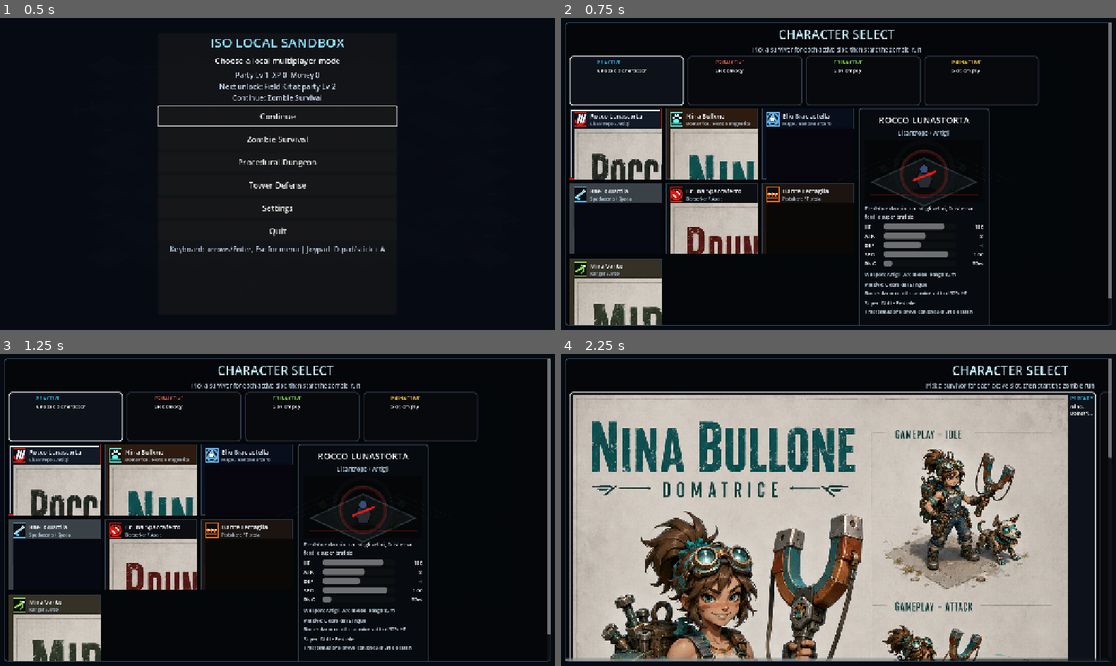
Above: before the commit, frames 1-4 (two rows, left to right).
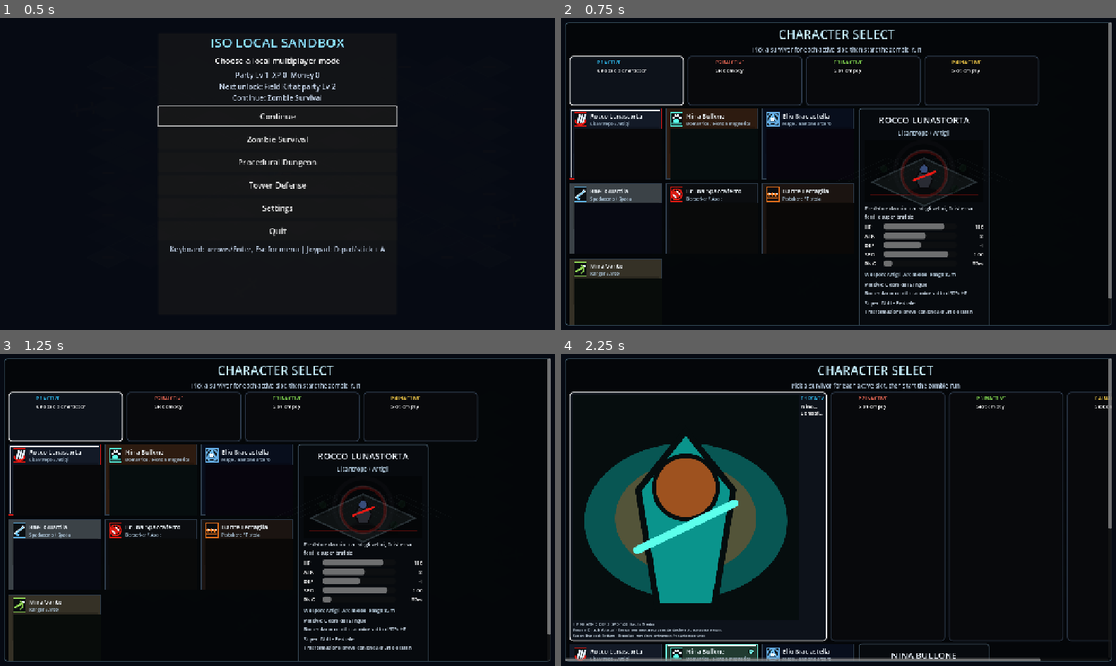
Above: after the commit, the same moments.

Repository: Phos69/GameProject
Game: Godot game, scene res://game/main/main.tscn
The game is run twice, just before and just after one commit, with the same random seed, the same clock (stepped at 60 frames per second) and the same inputs.
Inputs (mouse positions are in pixels of both pictures, inside the frame that each line leads up to):
- Up to frame 1 (0.5 s): no input
- Up to frame 2 (0.75 s): click "Continue" at 0.5 s
- Up to frame 3 (1.25 s): no input
- Up to frame 4 (2.25 s): click (616, 478) at 1.25 s; tap Enter (ui_accept) at 2 s; move the mouse to (960, 494) at 2.02 s; hold Right (ui_right) from 2.03 s (still down); tap Space (p1_fire) at 2.1 s; click (960, 494) at 2.17 s

Frame 1 is identical in both runs. In frame 2, 10% of the frame differs, in the area x 2-36%, y 35-99%; in frame 3, 10%; in frame 4, 75%, in the area x 1-100%, y 3-99%.

Commit message:
fix: use SVG vector portraits in character select for ranger, berserker, domatrice, licantropo

Diff:
--- a/game/rpg/characters/berserker.tres
+++ b/game/rpg/characters/berserker.tres
@@ -26,7 +26,7 @@
 super_description = "Onda radiale con impatto pesante attorno al player."
 style_description = "Lento ma feroce: vera ascia ad arco, wind-up pesante, rischio corto raggio e danno alto."
 difficulty = "Difficile"
-portrait_full_path = "res://assets/characters/berserker/rendered/berserker_portrait_full.png"
+portrait_full_path = "res://assets/characters/berserker/rendered/berserker_portrait_full.svg"
 portrait_hud_path = "res://assets/characters/berserker/rendered/berserker_portrait_hud.svg"
 gameplay_palette_id = "berserker_rust"
 gameplay_sprite_path = "res://assets/characters/berserker/sprites/berserker_gameplay_iso.svg"
--- a/game/rpg/characters/domatrice.tres
+++ b/game/rpg/characters/domatrice.tres
@@ -26,7 +26,7 @@
 super_description = "Briciola e mini-droni entrano in frenzy temporaneo."
 style_description = "Supporto mobile: fionda precisa, companion meccanico e pressione costante."
 difficulty = "Facile/Media"
-portrait_full_path = "res://assets/characters/domatrice/rendered/domatrice_portrait_full.png"
+portrait_full_path = "res://assets/characters/domatrice/rendered/domatrice_portrait_full.svg"
 portrait_hud_path = "res://assets/characters/domatrice/rendered/domatrice_portrait_hud.svg"
 gameplay_palette_id = "teal_copper"
 gameplay_sprite_path = "res://assets/characters/domatrice/sprites/domatrice_gameplay_iso.svg"
--- a/game/rpg/characters/licantropo.tres
+++ b/game/rpg/characters/licantropo.tres
@@ -26,7 +26,7 @@
 super_description = "Trasformazione breve con onda d'urto e slash enormi."
 style_description = "Predatore da mischia: artigli veloci, finisher sui feriti e super brutale."
 difficulty = "Alta"
-portrait_full_path = "res://assets/characters/licantropo/rendered/licantropo_portrait_full.png"
+portrait_full_path = "res://assets/characters/licantropo/rendered/licantropo_portrait_full.svg"
 portrait_hud_path = "res://assets/characters/licantropo/rendered/licantropo_portrait_hud.svg"
 gameplay_palette_id = "moon_fury"
 gameplay_sprite_path = "res://assets/characters/licantropo/sprites/licantropo_gameplay_iso.svg"
--- a/game/rpg/characters/ranger.tres
+++ b/game/rpg/characters/ranger.tres
@@ -26,7 +26,7 @@
 super_description = "Cono visuale e raffica di frecce davanti al player."
 style_description = "Fragile e precisa: frecce veloci, corsie lunghe, kiting e payoff sui bersagli lontani."
 difficulty = "Media"
-portrait_full_path = "res://assets/characters/ranger/rendered/ranger_portrait_full.png"
+portrait_full_path = "res://assets/characters/ranger/rendered/ranger_portrait_full.svg"
 portrait_hud_path = "res://assets/characters/ranger/rendered/ranger_portrait_hud.svg"
 gameplay_palette_id = "ranger_forest"
 gameplay_sprite_path = "res://assets/characters/ranger/sprites/ranger_gameplay_iso.svg"
